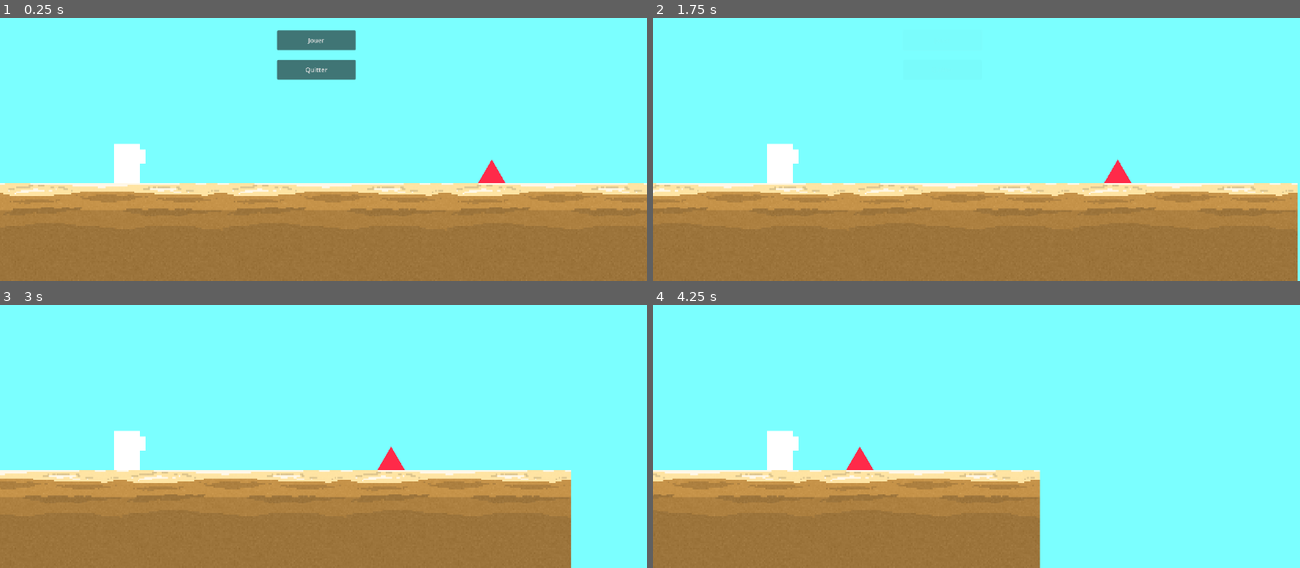
Above: before the commit, frames 1-4 (two rows, left to right).
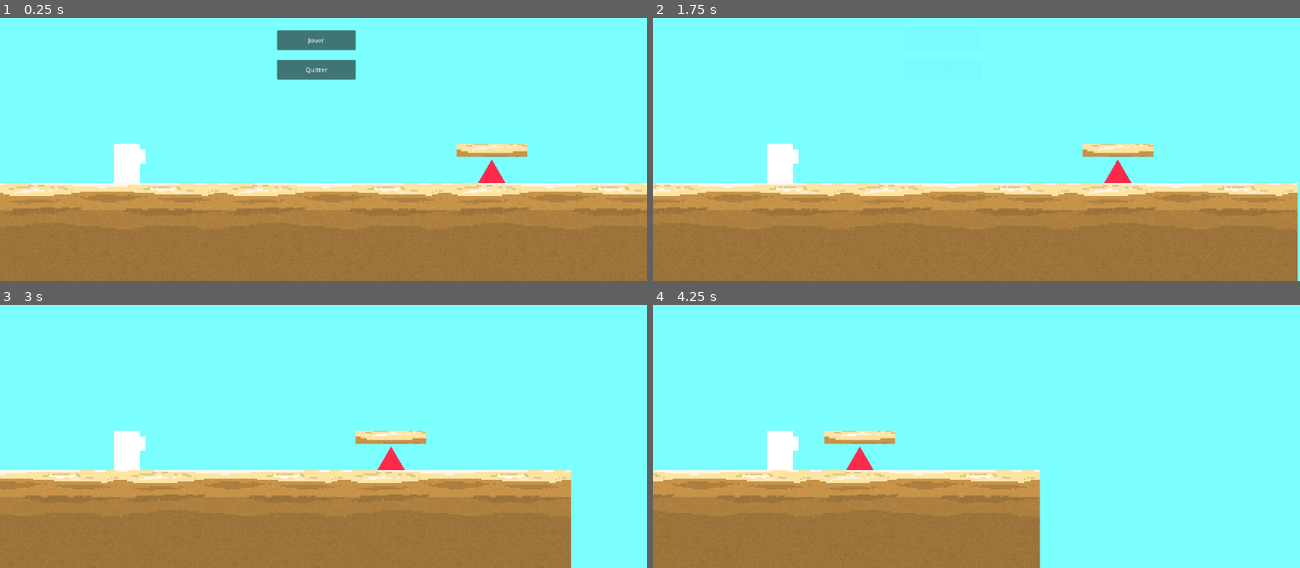
Above: after the commit, the same moments.

Repository: gameking773/FightOrFlightGameJamV
Game: Godot game, scene res://scene/game.tscn
Two runs of this game, one before a commit and one after it. Both use one fixed random seed, a clock stepped at 60 frames per second and the inputs below.
Inputs:
- Up to frame 1 (0.25 s): no input
- Up to frame 2 (1.75 s): click "Jouer" at 0.5 s; click "Jouer" at 1.25 s
- Up to frame 3 (3 s): tap W (attack) at 2.1 s; tap Space (jump) at 2.27 s; tap E (switch_weapon) at 2.85 s
- Up to frame 4 (4.25 s): tap Space (jump) at 3.02 s; tap W (attack) at 3.6 s

The runs differ from the first frame. In frame 1, 0.6% of the frame differs, in the area x 70-82%, y 47-53%; in frame 2, 0.6%, in the area x 66-78%, y 47-53%; in frame 3, 0.6%; in frame 4, 0.6%.
Error in both runs: Cannot call method 'queue_free' on a null value. (res://script/main_menu.gd:11)

Commit message:
correction scène plateform

Diff:
--- a/scene/game.tscn
+++ b/scene/game.tscn
@@ -6,6 +6,7 @@
 [ext_resource type="PackedScene" uid="uid://c6oq4v6nvex38" path="res://scene/sand_parcelle.tscn" id="4_b8d8e"]
 [ext_resource type="Script" path="res://script/terrain_gen.gd" id="4_ukmbk"]
 [ext_resource type="PackedScene" uid="uid://b5qy1vg1r068x" path="res://scene/spike.tscn" id="6_fm2sq"]
+[ext_resource type="PackedScene" uid="uid://dll2g66vbendl" path="res://scene/platform.tscn" id="7_yj22g"]
 
 [sub_resource type="BoxMesh" id="BoxMesh_f2l7w"]
 
@@ -43,4 +44,7 @@
 [node name="spike" parent="." instance=ExtResource("6_fm2sq")]
 position = Vector2(928, 84)
 
+[node name="Platform" parent="." instance=ExtResource("7_yj22g")]
+position = Vector2(-2458, -5316)
+
 [connection signal="playispressed" from="main_menu" to="player" method="_on_main_menu_playispressed"]
--- a/scene/platform.tscn
+++ b/scene/platform.tscn
@@ -3,18 +3,19 @@
 [ext_resource type="Texture2D" uid="uid://bxdp1duccuolm" path="res://texture/texture-sand.png" id="1_iw0vc"]
 
 [sub_resource type="RectangleShape2D" id="RectangleShape2D_gcxt0"]
-size = Vector2(44, 8)
+size = Vector2(180.25, 31.75)
 
 [node name="Platform" type="AnimatableBody2D"]
 position = Vector2(-3281, -5450)
 
 [node name="Sprite2D" type="Sprite2D" parent="."]
-position = Vector2(32, -1165)
+position = Vector2(3386, 5346.5)
+scale = Vector2(4.09091, 3.875)
 texture = ExtResource("1_iw0vc")
 region_enabled = true
 region_rect = Rect2(0, 2.24973, 44.0647, 8.39713)
 
 [node name="CollisionShape2D" type="CollisionShape2D" parent="."]
-position = Vector2(32, -1165)
+position = Vector2(3385.88, 5346.13)
 shape = SubResource("RectangleShape2D_gcxt0")
 one_way_collision = true
Not shown: 1 places in scene/game.tscn that only renumber resources
